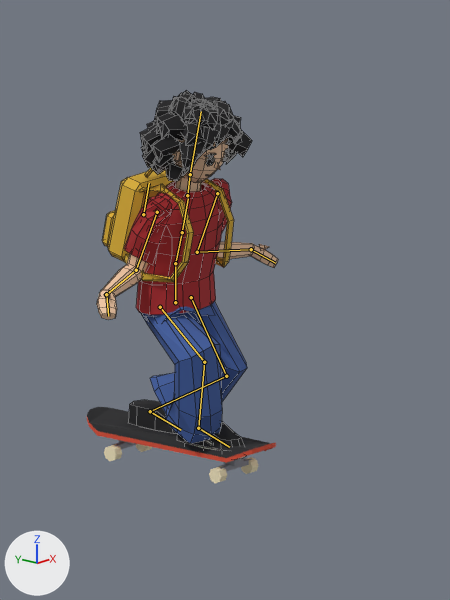
Renders of the Blender file art/karakter/karakter_rig.blend from each side of a commit.
Before and after are seen from the file's camera 'Kamera'. Lighting does not change. The marker at lower left points along +X, +Y and +Z. The picture after the commit comes second. Both versions are drawn at frame 0 of the action 'air'; the numbers are the values there. The bones that change, and the others that lie on the model, are drawn over the model as lines. Mesh edges are drawn as thin lines on the coarser meshes.

The first picture shows 'KarakterMesh', 'KaykayMesh'.
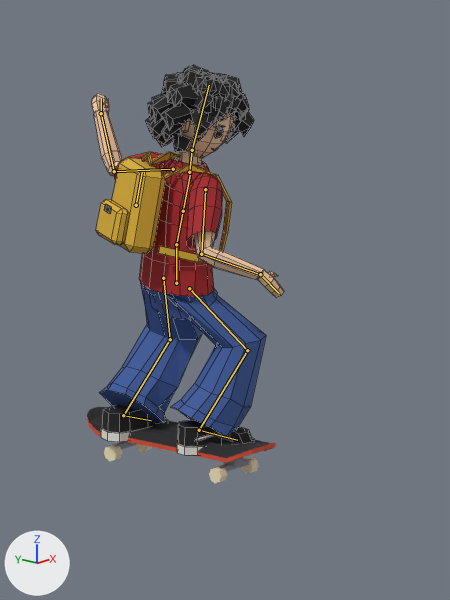
Boxes (x1, y1, x2, y2) around the edits, measured in the pictures (450 x 600 px):
'KarakterMesh', posed (6% wider)
    before: (97, 90, 278, 459)
    after: (92, 65, 284, 455)
bone 'hips', root to tip
    before: (175, 302) to (175, 263)
    after: (176, 283) to (176, 244)
bone 'spine', root to tip
    before: (175, 263) to (182, 232)
    after: (176, 244) to (183, 211)
bone 'chest', root to tip
    before: (182, 232) to (188, 196)
    after: (183, 211) to (190, 172)
bone 'neck', root to tip
    before: (187, 195) to (190, 174)
    after: (189, 172) to (192, 150)
bone 'head', root to tip
    before: (190, 174) to (201, 111)
    after: (192, 150) to (209, 85)

Patch to the scene script:
```diff
--- a/art/karakter/karakter_rig.blend.py
+++ b/art/karakter/karakter_rig.blend.py
@@ bone_hips @@
 bone_hips = bpy.data.objects['KarakterIskelet'].pose.bones['hips']
-bone_hips.location = (0.0, -0.03, -0.02)
-bone_hips.rotation_euler = (0.0, 0.0, 0.0)  # degrees (0, 0, 0)
+bone_hips.location = (0.0, 0.04, -0.015)
+bone_hips.rotation_euler = (0.0, 1.257, 0.0)  # degrees (0, 72, 0)
@@ bone_spine @@
 bone_spine = bpy.data.objects['KarakterIskelet'].pose.bones['spine']  # child of 'hips'
-bone_spine.rotation_euler = (0.209, 0.0, 0.0)  # degrees (12, 0, 0)
+bone_spine.rotation_euler = (0.175, -0.105, 0.0)  # degrees (10, -6, 0)
@@ bone_chest @@
 bone_chest = bpy.data.objects['KarakterIskelet'].pose.bones['chest']  # child of 'spine'
-bone_chest.rotation_euler = (0.0, 0.0, 0.0)  # degrees (0, 0, 0)
+bone_chest.rotation_euler = (0.0349, -0.105, 0.0)  # degrees (2, -6, 0)
@@ bone_neck @@
 bone_neck = bpy.data.objects['KarakterIskelet'].pose.bones['neck']  # child of 'chest'
-bone_neck.rotation_euler = (0.0, 0.0, 0.0)  # degrees (0, 0, 0)
+bone_neck.rotation_euler = (0.0, -0.419, 0.0)  # degrees (0, -24, 0)
@@ bone_head @@
 bone_head = bpy.data.objects['KarakterIskelet'].pose.bones['head']  # child of 'neck'
-bone_head.rotation_euler = (0.0, 0.0, 0.0)  # degrees (0, 0, 0)
+bone_head.rotation_euler = (0.0698, -0.489, 0.0)  # degrees (4, -28, 0)
@@ bone_ik_foot_l @@
 bone_ik_foot_l = bpy.data.objects['KarakterIskelet'].pose.bones['ik_foot.L']
-bone_ik_foot_l.location = (-0.075, -0.204, -0.113)
-bone_ik_foot_l.rotation_euler = (0.0, 0.0, 0.0)  # degrees (0, 0, 0)
+bone_ik_foot_l.location = (-0.18, -0.238, -0.102)
+bone_ik_foot_l.rotation_euler = (0.297, -0.314, -1.501)  # degrees (17, -18, -86)
@@ bone_pole_knee_l @@
 bone_pole_knee_l = bpy.data.objects['KarakterIskelet'].pose.bones['pole_knee.L']
-bone_pole_knee_l.location = (-0.05, 0.1, 0.03)
+bone_pole_knee_l.location = (-0.401, -0.599, 0.16)
@@ bone_ik_hand_l @@
 bone_ik_hand_l = bpy.data.objects['KarakterIskelet'].pose.bones['ik_hand.L']
-bone_ik_hand_l.location = (-0.014, -0.113, -0.012)
+bone_ik_hand_l.location = (-0.243, -0.597, 0.453)
@@ bone_pole_elbow_l @@
 bone_pole_elbow_l = bpy.data.objects['KarakterIskelet'].pose.bones['pole_elbow.L']
-bone_pole_elbow_l.location = (-0.006, -0.15, -0.683)
+bone_pole_elbow_l.location = (-0.361, 0.11, -0.093)
@@ bone_ik_foot_r @@
 bone_ik_foot_r = bpy.data.objects['KarakterIskelet'].pose.bones['ik_foot.R']
-bone_ik_foot_r.location = (0.075, 0.062, -0.199)
-bone_ik_foot_r.rotation_euler = (0.0, 0.0, 0.0)  # degrees (0, 0, 0)
+bone_ik_foot_r.location = (0.053, 0.081, -0.205)
+bone_ik_foot_r.rotation_euler = (0.122, -0.262, -0.942)  # degrees (7, -15, -54)
@@ bone_pole_knee_r @@
 bone_pole_knee_r = bpy.data.objects['KarakterIskelet'].pose.bones['pole_knee.R']
-bone_pole_knee_r.location = (0.05, 0.1, 0.03)
+bone_pole_knee_r.location = (-0.613, -0.065, 0.16)
@@ bone_ik_hand_r @@
 bone_ik_hand_r = bpy.data.objects['KarakterIskelet'].pose.bones['ik_hand.R']
-bone_ik_hand_r.location = (0.049, -0.105, -0.002)
+bone_ik_hand_r.location = (-0.112, -0.365, -0.46)
@@ bone_pole_elbow_r @@
 bone_pole_elbow_r = bpy.data.objects['KarakterIskelet'].pose.bones['pole_elbow.R']
-bone_pole_elbow_r.location = (0.006, -0.15, -0.683)
+bone_pole_elbow_r.location = (-0.073, -0.72, -0.193)
```
